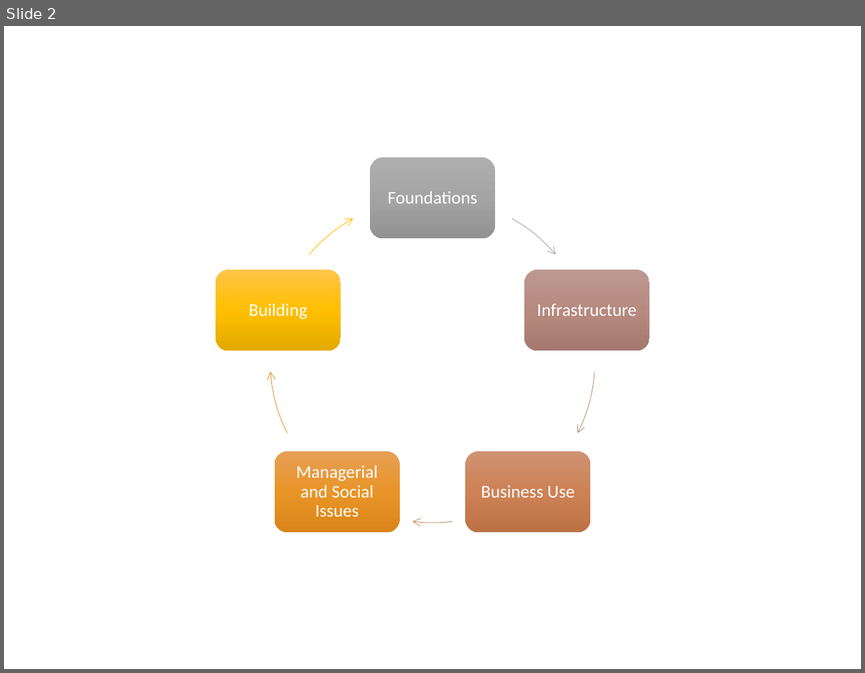
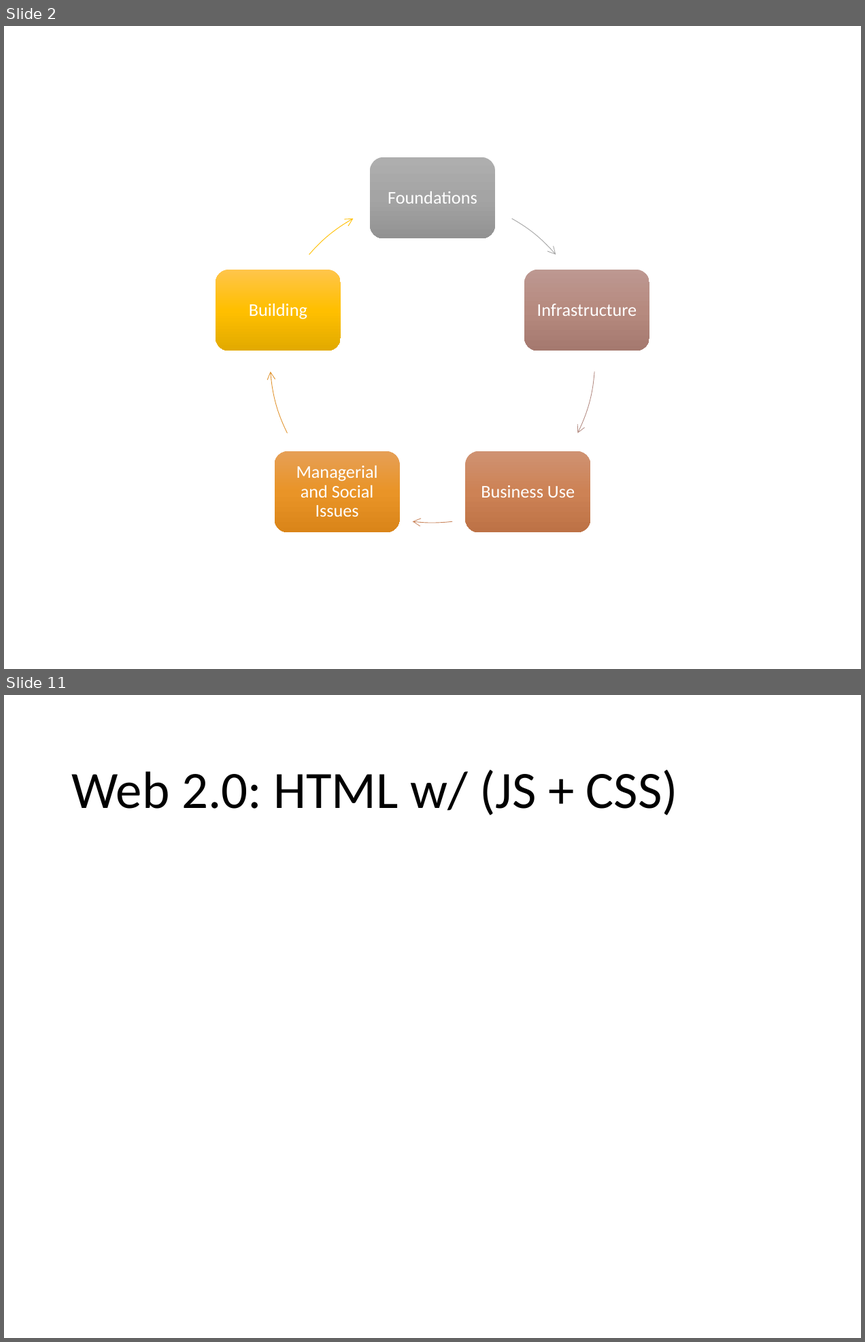
Before and after one commit to colinbellCA/1161.cs330-uwaterloo-sematic_analytics, a slide deck: 1161.cs330-social_graphs_and_semantic_analytics.pptx. Shown one above the other, each under a label of ours: slide 2 before the commit, slides 2 and 11 after it; the slides between them are not shown. The pictures are 865x673 and 865x1342 pixels, drawn with LibreOffice and Linux fonts; fonts in the diff are those of the drawing. Boxes give left, top, right and bottom in pixels: in the first picture for what was removed or moved away, otherwise in the second. Text is boxed around its words. In the diff, an @@ line names an element or a change of style, - is before the commit and + after.

```diff
--- a/1161.cs330-social_graphs_and_semantic_analytics.pptx
+++ b/1161.cs330-social_graphs_and_semantic_analytics.pptx
@@ slide 11 added at (4,695,861,1338), background #FFFFFF @@
@@ title added at (71,770,678,815), 44 pt, text #000000 @@
+Web 2.0: HTML w/ (JS + CSS)
```
Also in this commit, not shown: 2 slides changed, 12 other slides added, 1 other file.
